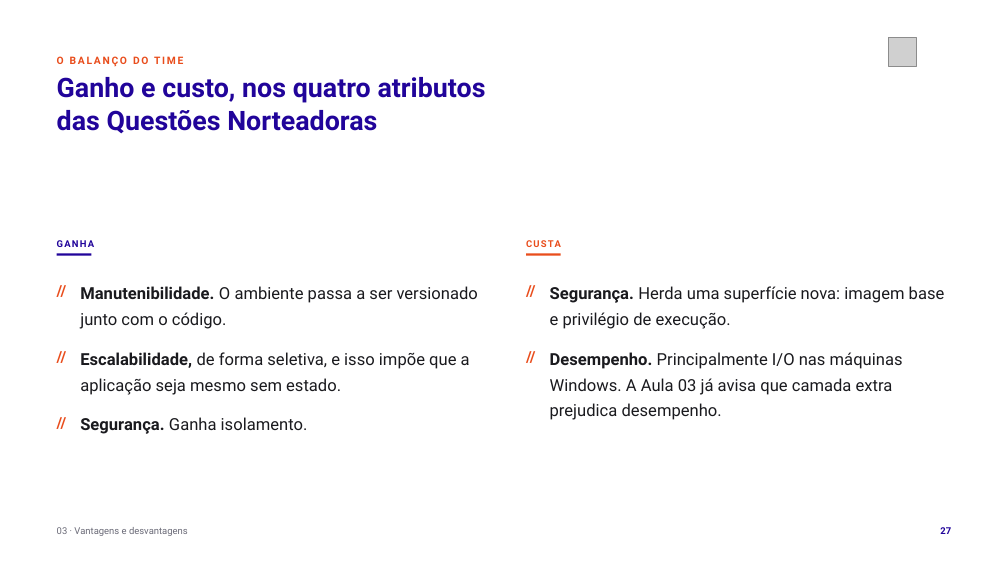
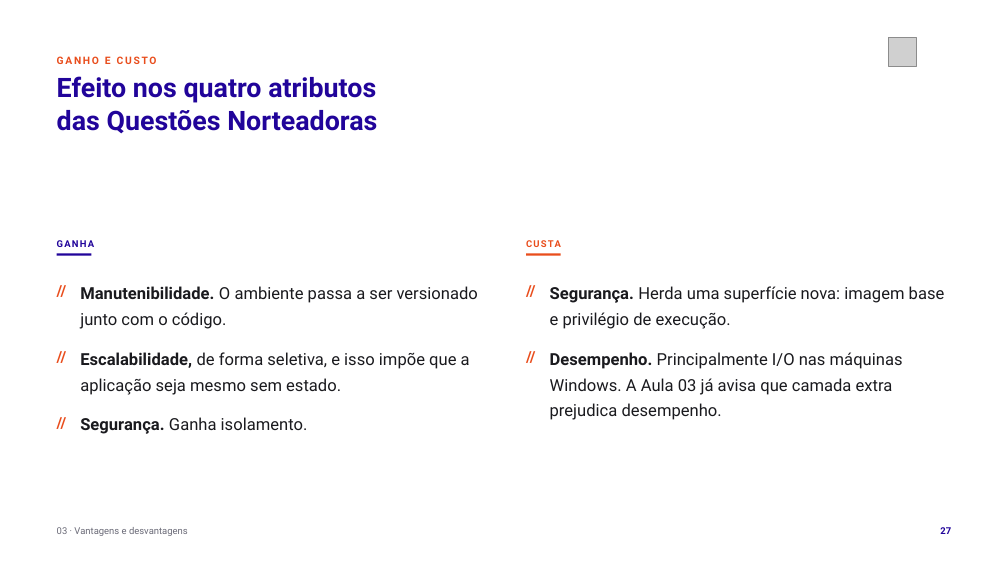
Before and after one commit to tcpassos/invite-app, a slide deck: slide 27 of trabalhos/T1-Docker-Invite-People.pptx. Drawn at 1008x567 pixels with LibreOffice and Linux fonts; fonts in the diff are those of the drawing; grey boxes stand for pictures. Boxes give left, top, right and bottom in pixels: in the first picture for what was removed or moved away, otherwise in the second. Text is boxed around its words. In the diff, an @@ line names an element or a change of style, - is before the commit and + after.

```diff
--- a/trabalhos/T1-Docker-Invite-People.pptx
+++ b/trabalhos/T1-Docker-Invite-People.pptx
@@ text at [57,56,157,64]: text changed @@
-O BALANÇO DO TIME
+GANHO E CUSTO
@@ text at [57,76,376,103]: text changed @@
-Ganho e custo, nos quatro atributos
+Efeito nos quatro atributos
```
Also in this commit, not shown: 7 other slides changed, 11 other files.
